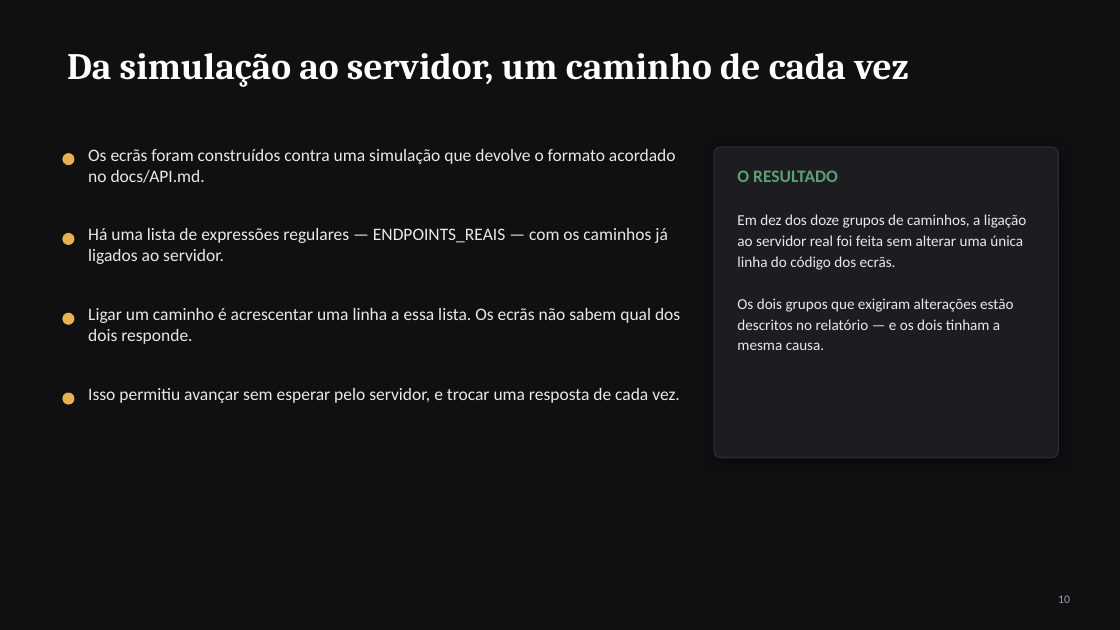
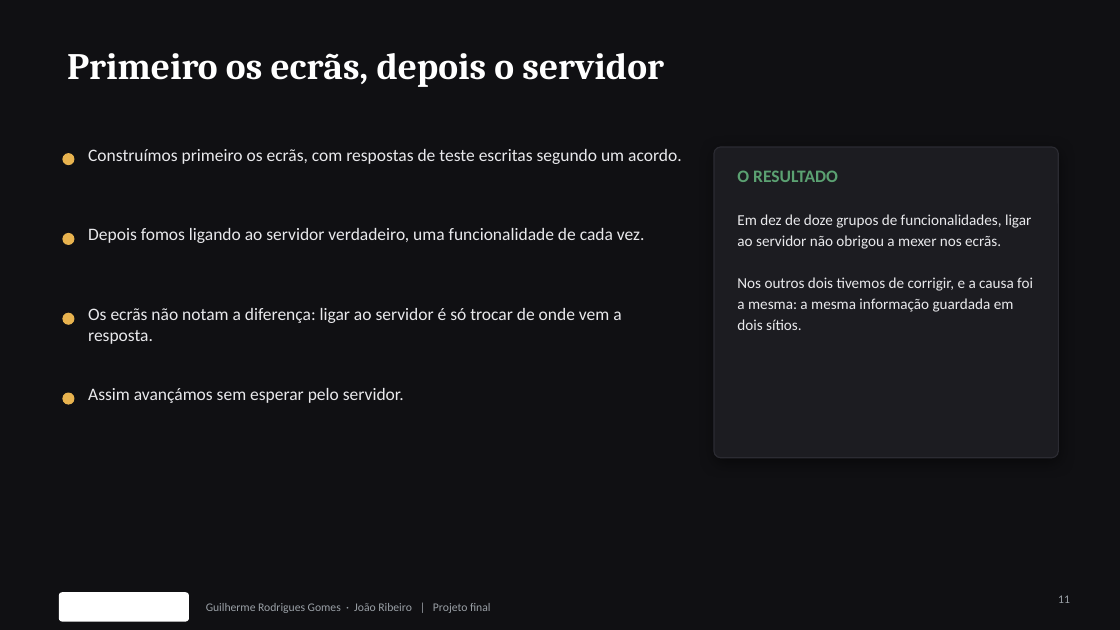
Before and after one commit to Azulindo/Projeto-Final, a slide deck: slide 11 of docs/apresentacao.pptx (slide 10 before the commit). Drawn at 1120x630 pixels with LibreOffice and Linux fonts; fonts in the diff are those of the drawing; background and template pictures are left out. Boxes give left, top, right and bottom in pixels: in the first picture for what was removed or moved away, otherwise in the second. Text is boxed around its words. In the diff, an @@ line names an element or a change of style, - is before the commit and + after.

```diff
--- a/docs/apresentacao.pptx
+++ b/docs/apresentacao.pptx
@@ title at <box>67,53,664,87</box>: text changed @@
-Da simulação ao servidor, um caminho de cada vez
+Primeiro os ecrãs, depois o servidor
@@ text at <box>88,149,682,164</box>: text changed @@
-Os ecrãs foram construídos contra uma simulação que devolve o formato acordado no docs/API.md.
+Construímos primeiro os ecrãs, com respostas de teste escritas segundo um acordo.
@@ text at <box>88,228,645,243</box>: text changed @@
-Há uma lista de expressões regulares — ENDPOINTS_REAIS — com os caminhos já ligados ao servidor.
+Depois fomos ligando ao servidor verdadeiro, uma funcionalidade de cada vez.
@@ text at <box>737,214,1033,330</box>: text changed @@
-Em dez dos doze grupos de caminhos, a ligação ao servidor real foi feita sem alterar uma única linha do código dos ecrãs.
-Os dois grupos que exigiram alterações estão descritos no relatório — e os dois tinham a mesma causa.
+Em dez de doze grupos de funcionalidades, ligar ao servidor não obrigou a mexer nos ecrãs.
+Nos outros dois tivemos de corrigir, e a causa foi a mesma: a mesma informação guardada em dois sítios.
@@ text at <box>88,308,621,344</box>: text changed @@
-Ligar um caminho é acrescentar uma linha a essa lista. Os ecrãs não sabem qual dos dois responde.
+Os ecrãs não notam a diferença: ligar ao servidor é só trocar de onde vem a resposta.
@@ text at <box>88,388,404,403</box>: text changed @@
-Isso permitiu avançar sem esperar pelo servidor, e trocar uma resposta de cada vez.
+Assim avançámos sem esperar pelo servidor.
@@ rounded rectangle added at <box>59,592,189,622</box>, fill #FFFFFF @@
@@ page number at <box>1058,595,1070,603</box>: text changed @@
-10
+11
@@ text added at <box>206,603,490,613</box>, 10 pt, text #9AA0A6 @@
+Guilherme Rodrigues Gomes · João Ribeiro | Projeto final
```
Also in this commit, not shown: 15 other slides changed, 1 slide added.
